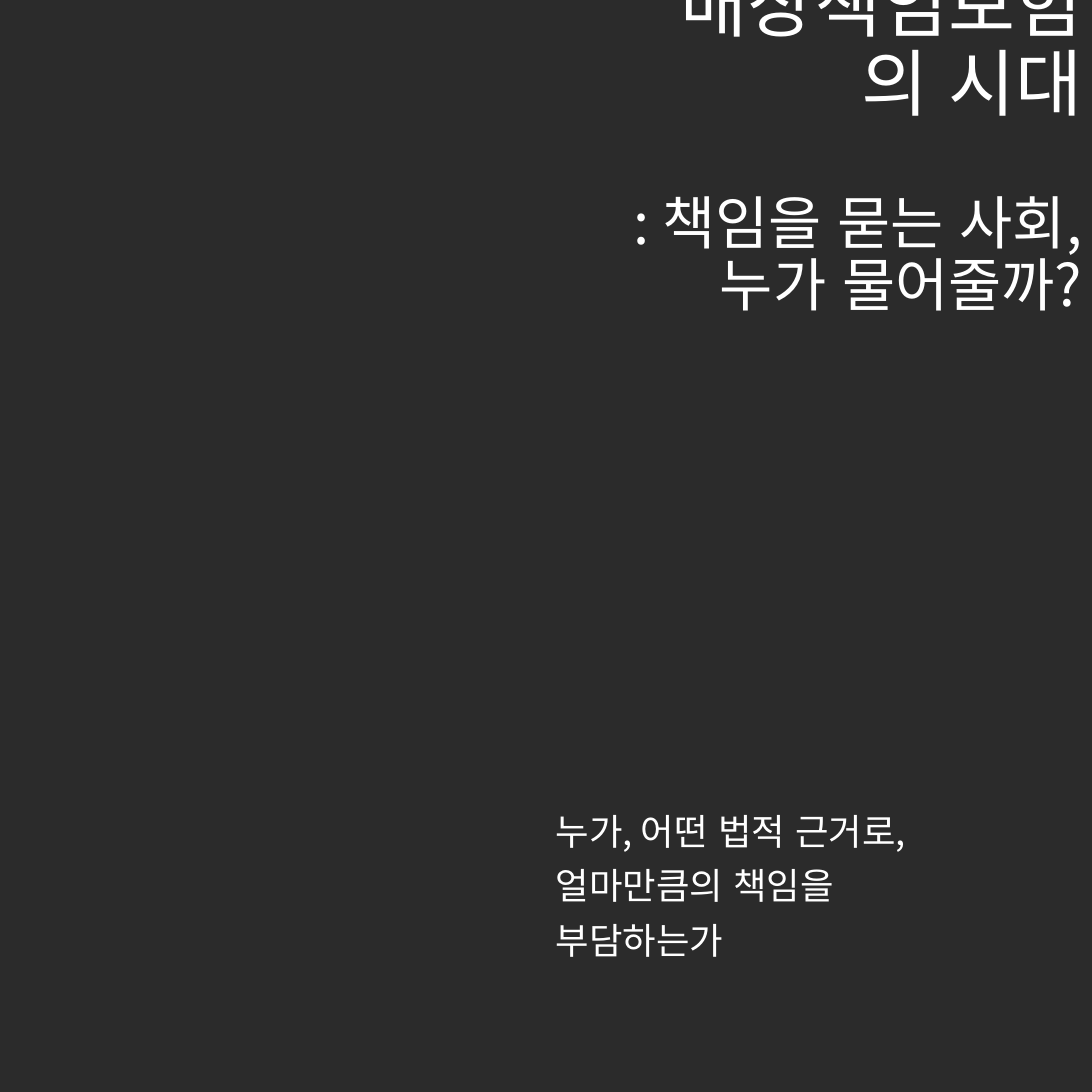
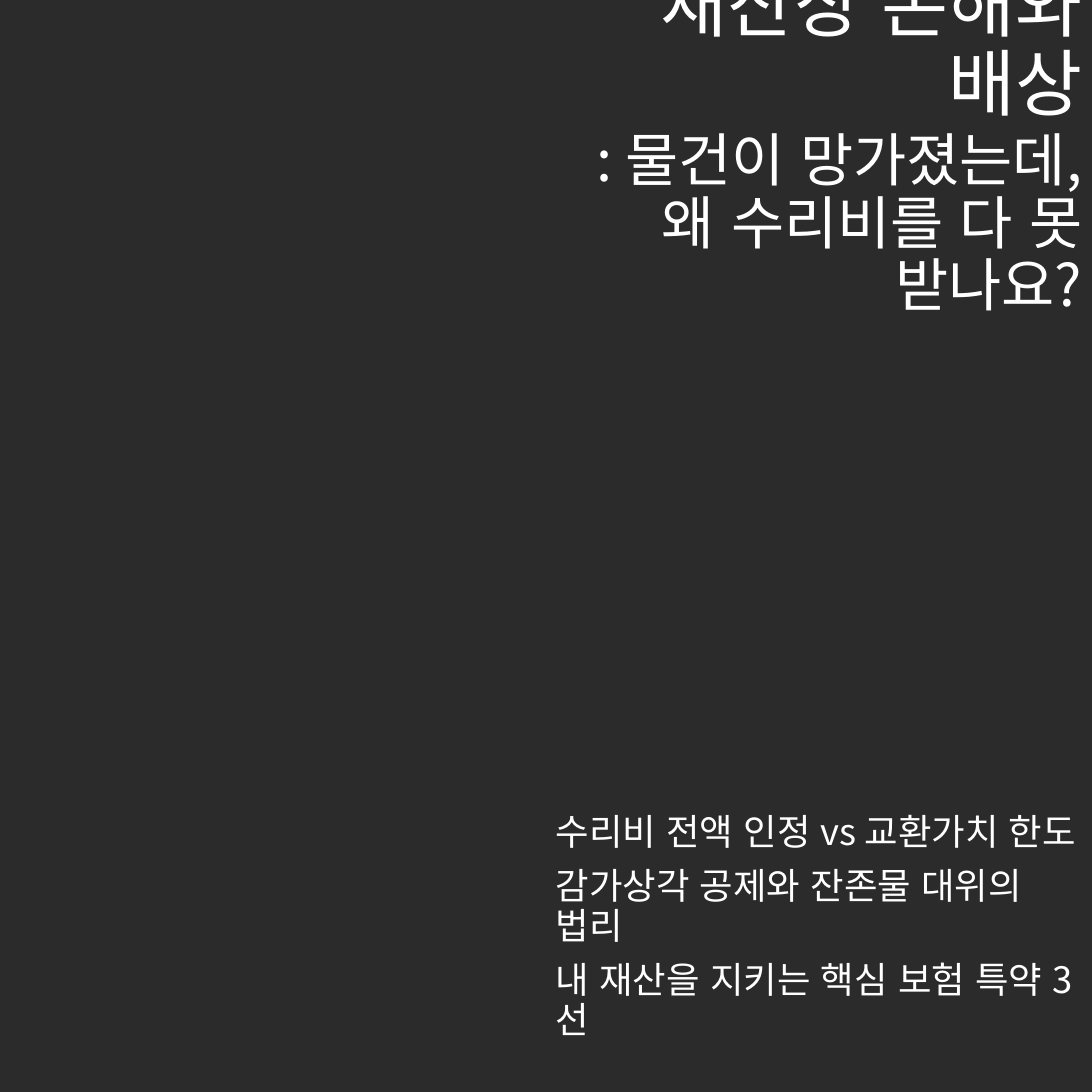
Before and after one commit to tladjuster00000029/brunch-SNS--auto, a slide deck: slide 1 of posts/images/generated_cards.pptx. Drawn at 1092x1092 pixels with LibreOffice and Linux fonts; fonts in the diff are those of the drawing; background and template pictures are left out; a plain dark background stands for a picture behind light text. Boxes give left, top, right and bottom in pixels: in the first picture for what was removed or moved away, otherwise in the second. Text is boxed around its words. In the diff, an @@ line names an element or a change of style, - is before the commit and + after.

```diff
--- a/posts/images/generated_cards.pptx
+++ b/posts/images/generated_cards.pptx
@@ title at bbox=[660, 0, 1082, 116]: text changed @@
-배상책임보험의 시대
+재산상 손해와 배상
@@ text at bbox=[625, 133, 1083, 311]: text changed @@
-: 책임을 묻는 사회, 누가 물어줄까?
+: 물건이 망가졌는데, 왜 수리비를 다 못 받나요?
@@ subtitle at bbox=[556, 814, 1076, 1004]: text changed @@
-누가, 어떤 법적 근거로,
-얼마만큼의 책임을
-부담하는가
+수리비 전액 인정 vs 교환가치 한도
+감가상각 공제와 잔존물 대위의 법리
+내 재산을 지키는 핵심 보험 특약 3선
```
Also in this commit, not shown: 4 other slides changed, 5 other files.
